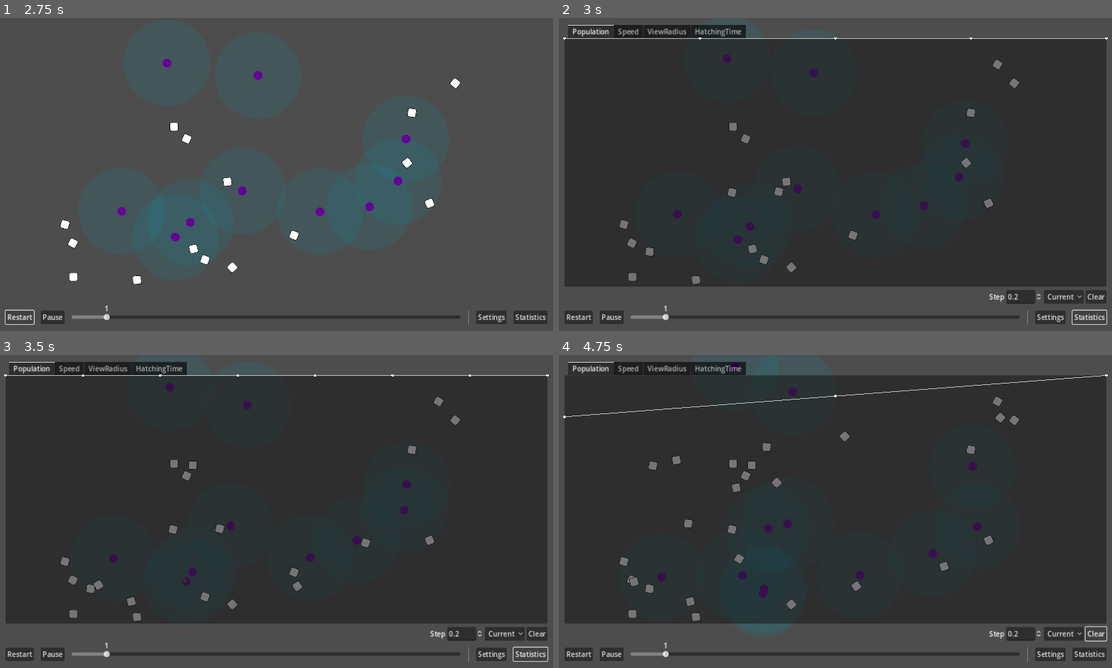
Above: before the commit, frames 1-4 (two rows, left to right).
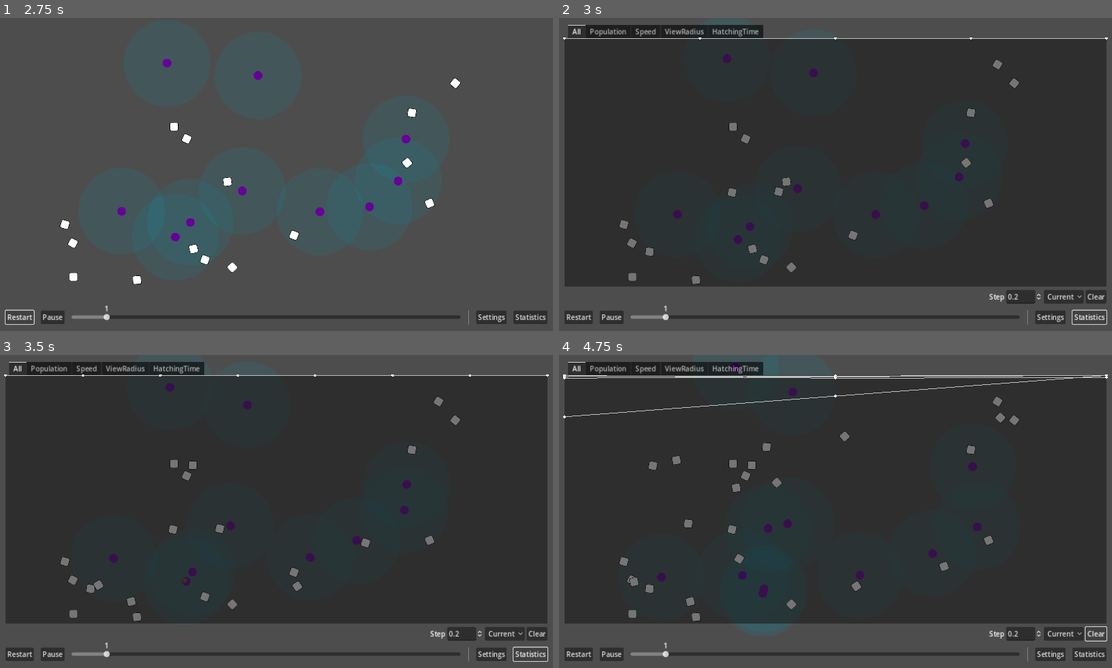
Above: after the commit, the same moments.

Repository: wivest/Natural-Selection
Game: Godot game, scene res://main.tscn
The game is run twice, just before and just after one commit, with the same random seed, the same clock (stepped at 60 frames per second) and the same inputs.
Inputs:
- Up to frame 1 (2.75 s): click "Restart" at 0.5 s; click "Restart" at 1.25 s; click "Restart" at 2 s
- Up to frame 2 (3 s): click "Statistics" at 2.75 s
- Up to frame 3 (3.5 s): no input
- Up to frame 4 (4.75 s): click "Current" at 3.5 s; click "Clear" at 4.25 s

Frame 1 is identical in both runs. In frame 2, 0.5% of the frame differs, in the area x 2-37%, y 2-7%; in frame 3, 0.5%; in frame 4, 1.1%, in the area x 0-100%, y 2-8%.

Commit message:
feat: create all charts tab

Diff:
--- a/ui/tabs/statistics/statistics.tscn
+++ b/ui/tabs/statistics/statistics.tscn
@@ -31,7 +31,63 @@
 layout_mode = 2
 size_flags_vertical = 3
 
+[node name="All" type="Control" parent="Tabs"]
+layout_mode = 2
+
+[node name="Population" type="MarginContainer" parent="Tabs/All" node_paths=PackedStringArray("parameters")]
+layout_mode = 1
+anchors_preset = 15
+anchor_right = 1.0
+anchor_bottom = 1.0
+grow_horizontal = 2
+grow_vertical = 2
+size_flags_vertical = 3
+theme_override_constants/margin_left = 16
+theme_override_constants/margin_top = 16
+theme_override_constants/margin_right = 16
+theme_override_constants/margin_bottom = 16
+script = ExtResource("1_3uxui")
+getter = SubResource("Resource_xb0yr")
+parameters = NodePath("../../../Parameters")
+
+[node name="Speed" type="MarginContainer" parent="Tabs/All" node_paths=PackedStringArray("parameters")]
+layout_mode = 1
+anchors_preset = 15
+anchor_right = 1.0
+anchor_bottom = 1.0
+grow_horizontal = 2
+grow_vertical = 2
+size_flags_vertical = 3
+script = ExtResource("1_3uxui")
+getter = SubResource("Resource_udqgt")
+parameters = NodePath("../../../Parameters")
+
+[node name="ViewRadius" type="MarginContainer" parent="Tabs/All" node_paths=PackedStringArray("parameters")]
+layout_mode = 1
+anchors_preset = 15
+anchor_right = 1.0
+anchor_bottom = 1.0
+grow_horizontal = 2
+grow_vertical = 2
+size_flags_vertical = 3
+script = ExtResource("1_3uxui")
+getter = SubResource("Resource_1ihg0")
+parameters = NodePath("../../../Parameters")
+
+[node name="HatchingTime" type="MarginContainer" parent="Tabs/All" node_paths=PackedStringArray("parameters")]
+layout_mode = 1
+anchors_preset = 15
+anchor_right = 1.0
+anchor_bottom = 1.0
+grow_horizontal = 2
+grow_vertical = 2
+size_flags_vertical = 3
+script = ExtResource("1_3uxui")
+getter = SubResource("Resource_13tpy")
+parameters = NodePath("../../../Parameters")
+
 [node name="Population" type="MarginContainer" parent="Tabs" node_paths=PackedStringArray("parameters")]
+visible = false
 layout_mode = 2
 size_flags_vertical = 3
 theme_override_constants/margin_left = 16
